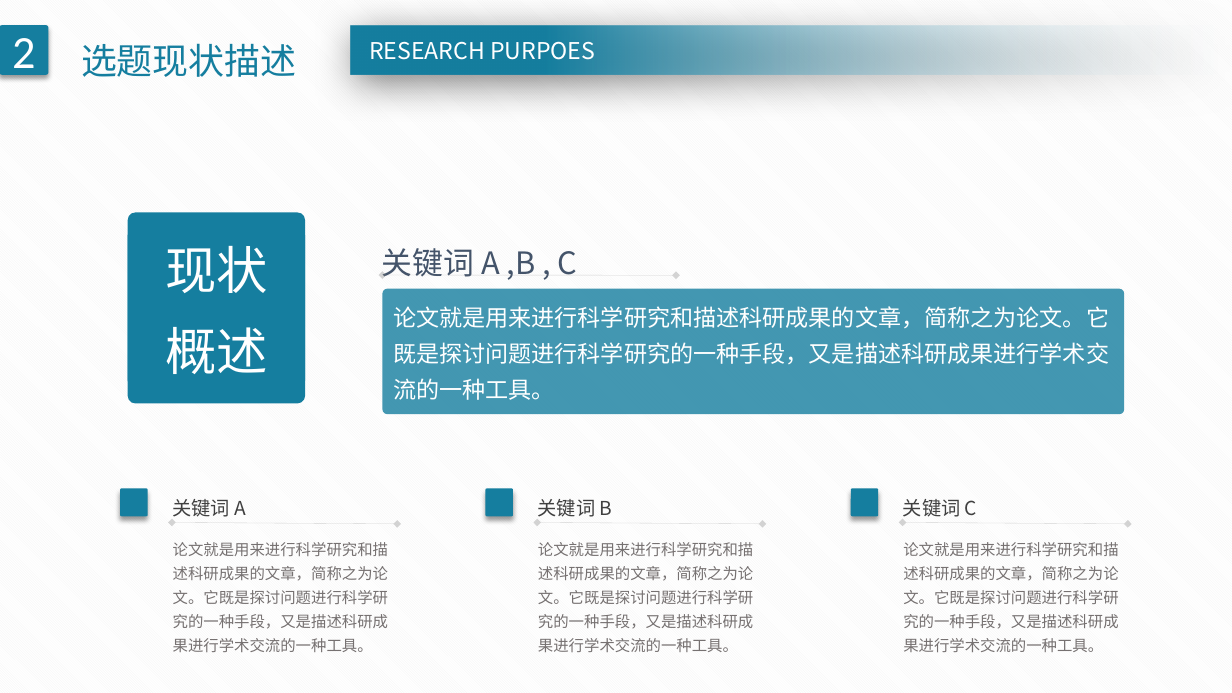
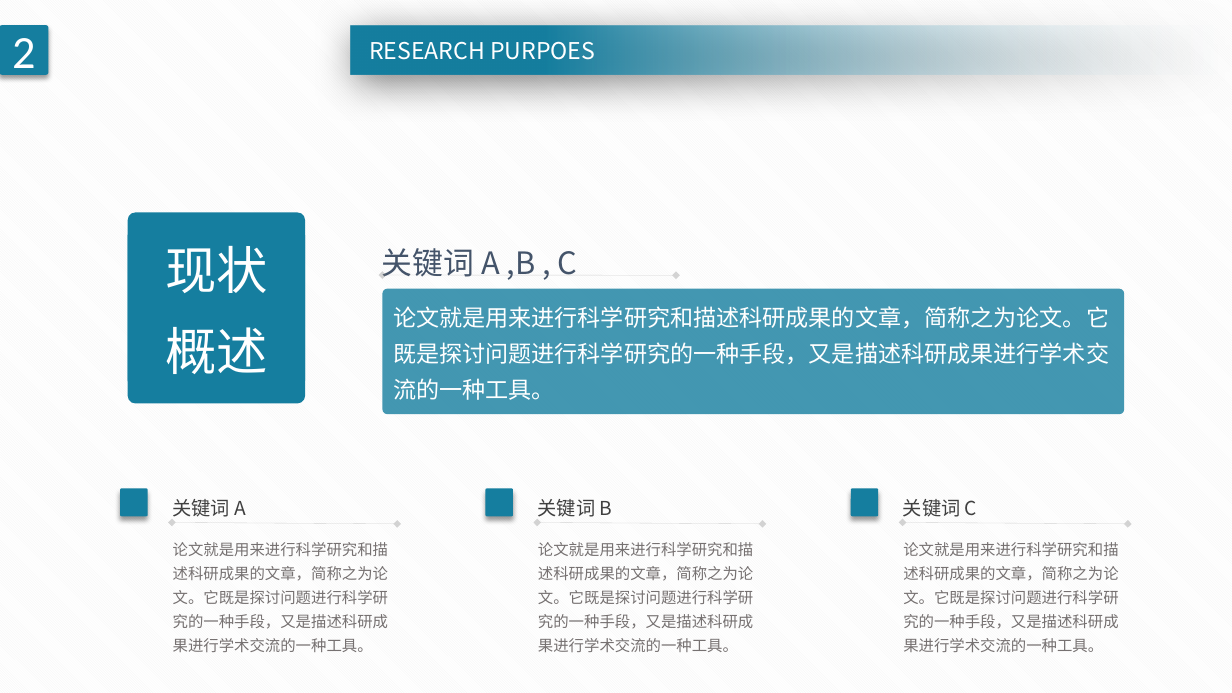
Before and after one commit to mikzhang/bmsx, a slide deck: slide 7 of files/拟用/大方实用毕业论文答辩PPT模板_.pptx (slide 9 before the commit). Drawn at 1232x693 pixels with LibreOffice and Linux fonts; fonts in the diff are those of the drawing. Boxes give left, top, right and bottom in pixels: in the first picture for what was removed or moved away, otherwise in the second. Text is boxed around its words. In the diff, an @@ line names an element or a change of style, - is before the commit and + after.

```diff
--- a/files/拟用/大方实用毕业论文答辩PPT模板_.pptx
+++ b/files/拟用/大方实用毕业论文答辩PPT模板_.pptx
@@ text removed at bbox=[81, 43, 296, 77] @@
-选题现状描述
```
Also in this commit, not shown: 5 other slides changed, 1 slide added, 7 slides removed.
